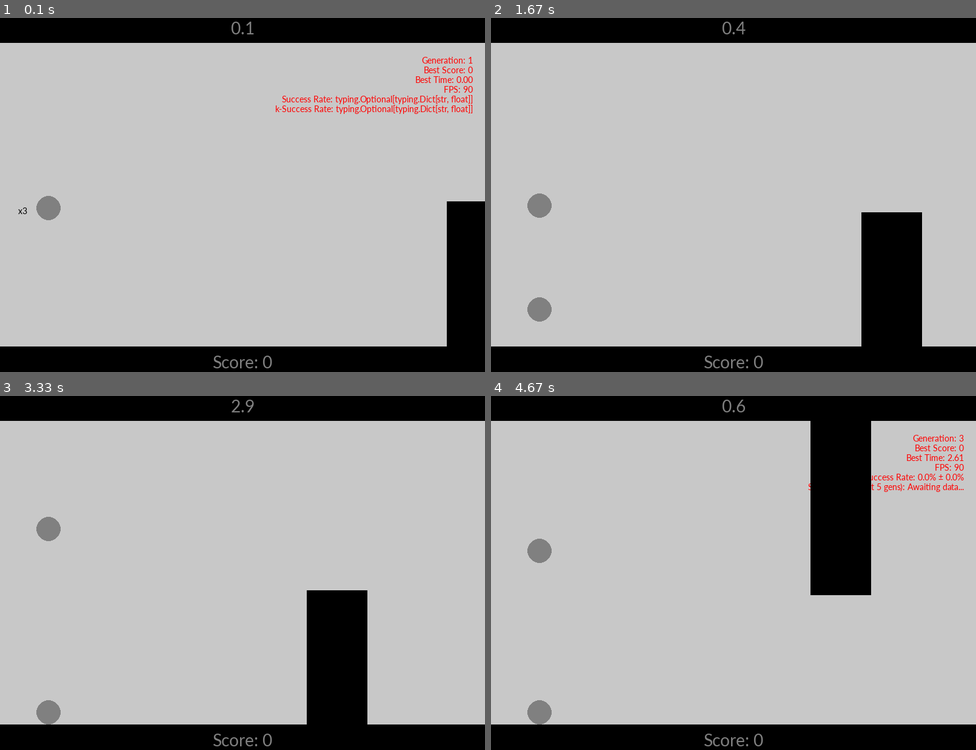
Above: before the commit, frames 1-4 (two rows, left to right).
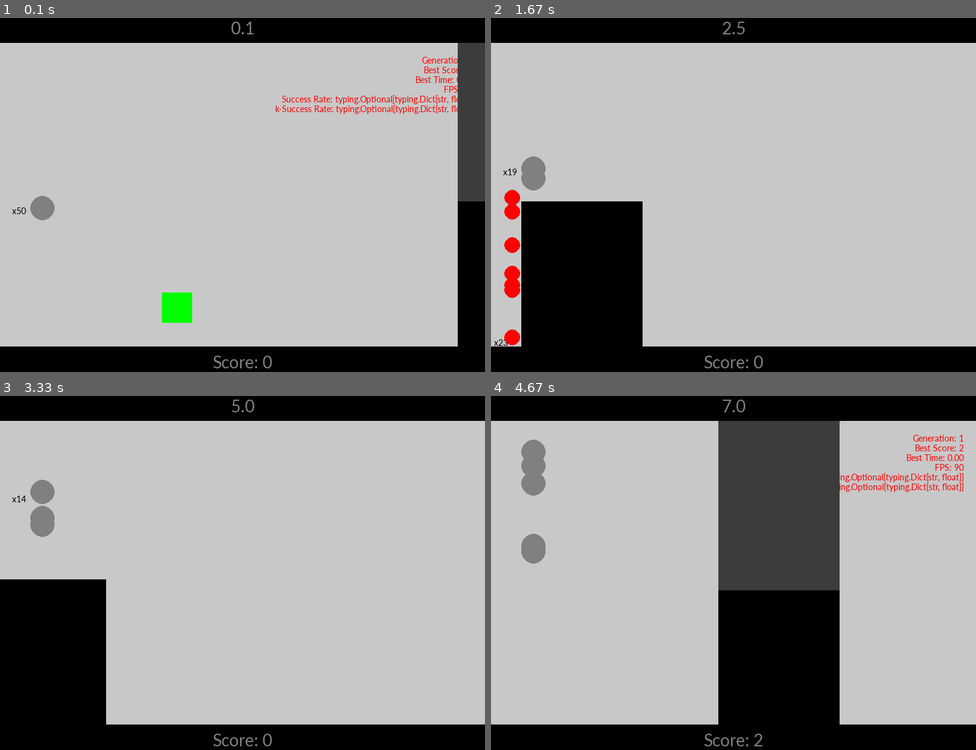
Above: after the commit, the same moments.

Repository: philmuri/GA-project
Game: pygame game, started from src/main.py
Same seed, same stepped clock (60 frames per second), same inputs: the game is played once before the commit and once after it.
Inputs:
- Up to frame 1 (0.1 s): no input
- Up to frame 2 (1.67 s): tap I at 0.33 s
- Up to frame 3 (3.33 s): hold P 1.67-2.13 s; hold P from 3.17 s (still down)
- Up to frame 4 (4.67 s): release P at 3.63 s; hold I 3.67-4.13 s

The runs differ from the first frame. In frame 1, 4.2% of the frame differs, in the area x 2-100%, y 7-93%; in frame 2, 16%; in frame 3, 14%; in frame 4, 26%, in the area x 6-98%, y 1-99%.

Commit message:
feat: introduced a new game mechanic where player can only pass obstacle and score points if the key before the obstacle is collected to open a gate. hopefully this will challenge the AI a bit more

Diff:
--- /dev/null
+++ b/src/common/gate.py
@@ -0,0 +1,41 @@
+import pygame as pg
+from src.common.settings import GATE_CLOSED_COLOR, OBSTACLE_SPEED, OBSTACLE_WIDTH, HEIGHT, WIDTH, BASE_HEIGHT
+from src.common.obstacle import Obstacle
+
+
+class Gate():
+    def __init__(self, obstacle: Obstacle) -> None:
+        self.width = OBSTACLE_WIDTH
+        self.x = WIDTH
+        self.is_open = False
+        if obstacle.category == 'bottom':
+            self.y = BASE_HEIGHT
+            self.height = obstacle.y - BASE_HEIGHT
+        else:
+            self.y = obstacle.y
+            self.height = HEIGHT - BASE_HEIGHT - obstacle.y
+
+    def draw(self, screen) -> None:
+        if not self.is_open:
+            pg.draw.rect(screen, GATE_CLOSED_COLOR,
+                         (self.x, self.y, self.width, self.height))
+        else:
+            pass
+
+    def update(self, obstacle: Obstacle) -> None:
+        if self.is_outside():
+            self.__init__(obstacle)
+        self.x -= OBSTACLE_SPEED
+
+    def is_outside(self) -> bool:
+        if self.x + self.width <= 0:
+            return True
+        else:
+            return False
+
+
+"""
+TBD:
+- Add a "lock" icon to the gate center, which is an "open lock" when unlocked
+- Consider inheritance
+"""
--- /dev/null
+++ b/src/common/key.py
@@ -0,0 +1,36 @@
+import pygame as pg
+import numpy as np
+from src.common.settings import KEY_COLOR, KEY_SIZE, PLAYER_START_POS, HEIGHT, WIDTH, BASE_HEIGHT, OBSTACLE_SPEED
+from src.common.obstacle import Obstacle
+
+
+class Key():
+    def __init__(self) -> None:
+        self.x = np.random.randint(PLAYER_START_POS + 100, WIDTH - 100)
+        self.y = np.random.randint(BASE_HEIGHT + 50, HEIGHT - BASE_HEIGHT - 50)
+        self.size = KEY_SIZE
+        self.is_collected = False
+
+    def draw(self, screen) -> None:
+        if not self.is_collected:
+            pg.draw.rect(screen, KEY_COLOR,
+                         (self.x, self.y, self.size, self.size))
+        else:
+            pass
+
+    def update(self, obstacle: Obstacle) -> None:
+        if obstacle.is_outside():
+            self.__init__()
+        self.x -= OBSTACLE_SPEED
+
+    def is_outside(self) -> bool:
+        if self.x + self.size <= 0:
+            return True
+        else:
+            return False
+
+
+"""
+TBD:
+- Key durability? Requires x fraction of current players to pass
+"""
--- a/src/common/player.py
+++ b/src/common/player.py
@@ -4,6 +4,8 @@
 import pygame as pg
 from src.common.settings import PLAYER_RADIUS, PLAYER_COLOR, PLAYER_DEATH_COLOR, PLAYER_START_HEIGHT, PLAYER_START_POS, JUMP_FORCE, HEIGHT, BASE_HEIGHT, GRAVITY, MUTATION_SIZE, OBSTACLE_SPEED, MUTATION_CHANCE, PLAYER_JUMP_COOLDOWN, GAME_FPS, DECISION_THRESHOLD
 from src.common.obstacle import Obstacle
+from src.common.gate import Gate
+from src.common.key import Key
 
 
 class Player():
@@ -25,8 +27,9 @@
             self.dy_bottom = 0
             self.dy_top = 0
             self.dx = 0
-            self.weights_input = np.random.normal(0, scale=0.1, size=(5, 3))
-            self.weights_hidden = np.random.normal(0, scale=0.1, size=(3, 1))
+            self.dy_ground = 0
+            self.weights_input = np.random.normal(0, scale=0.1, size=(6, 4))
+            self.weights_hidden = np.random.normal(0, scale=0.1, size=(4, 1))
 
     def draw(self, screen) -> None:
         if self.is_alive:
@@ -56,17 +59,28 @@
             self.vy = JUMP_FORCE
             self.jump_time = time.time()
 
-    def is_colliding(self, obstacle: Obstacle):
-        dx = PLAYER_START_POS - \
-            max(obstacle.x, min(PLAYER_START_POS, obstacle.x + obstacle.width))
-        if obstacle.category == 'bottom':
-            dy = self.y - \
-                max(obstacle.y, min(self.y, obstacle.y + obstacle.height))
+    def is_colliding(self, obstacle: Obstacle, gate: Gate):
+        if not gate.is_open:
+            dx = obstacle.x - self.x
+            dy = 0
+
         else:
-            dy = self.y - \
-                max(obstacle.y - obstacle.height, min(self.y, obstacle.y))
-        dist = dx**2 + dy**2
-        return (dist < self.radius**2) or (self.y - self.radius <= BASE_HEIGHT)
+            dx = self.x - \
+                max(obstacle.x, min(self.x, obstacle.x + obstacle.width))
+            if obstacle.category == 'bottom':
+                dy = self.y - \
+                    max(obstacle.y, min(self.y, obstacle.y + obstacle.height))
+            else:
+                dy = self.y - \
+                    max(obstacle.y - obstacle.height, min(self.y, obstacle.y))
+
+        return (dx**2 + dy**2 < self.radius**2) or (self.y - self.radius <= BASE_HEIGHT)
+
+    def is_touching(self, key: Key):
+        dx = self.x - \
+            max(key.x, min(self.x, key.x + key.size))
+        dy = self.y - max(key.y, min(self.y, key.y + key.size))
+        return (dx**2 + dy**2 <= self.radius**2)
 
     def animation(self, screen):
         if (self.x + self.radius >= 0) or self.radius >= 0:
@@ -83,6 +97,7 @@
         Updates player distances to ceiling and obstacles (AI player vision)
         """
         self.dx = obstacle.x - self.x
+        self.dy_ground = HEIGHT - BASE_HEIGHT - self.y
         # NOTE: Think more about the stuff below. Draw sketch
         if obstacle.category == 'bottom':
             self.dy_top = self.y - BASE_HEIGHT
@@ -96,7 +111,8 @@
                  self.vy,
                  self.dx,
                  self.dy_bottom,
-                 self.dy_top]
+                 self.dy_top,
+                 self.dy_ground]
         hidden_layer_in = np.dot(genes, self.weights_input)
         hidden_layer_out = self.sigmoid(hidden_layer_in)
         output_layer_in = np.dot(hidden_layer_out, self.weights_hidden)
@@ -114,7 +130,7 @@
         self.is_animating = True
         self.time_alive = round(time.time() - self.init_time, 3)
 
-    def fitness(self):
+    def fitness(self):  # NOTE: unused
         return self.time_alive
 
     def mutate(self):
--- a/src/common/settings.py
+++ b/src/common/settings.py
@@ -2,23 +2,26 @@
 WIDTH = 800
 HEIGHT = 600
 BASE_HEIGHT = 50
-OBSTACLE_WIDTH = 100
+OBSTACLE_WIDTH = 200
 OBSTACLE_HEIGHT_MIN = 200
 OBSTACLE_HEIGHT_MAX = 300
 BG_COLOR = (200, 200, 200)
 BASE_COLOR = (0, 0, 0)
 OBSTACLE_COLOR = (0, 0, 0)
+GATE_CLOSED_COLOR = (60, 60, 60)
+KEY_COLOR = (0, 255, 0)
+KEY_SIZE = 50
 
-OBSTACLE_SPEED = 7
+OBSTACLE_SPEED = 5
 GRAVITY = 0.5
 JUMP_FORCE = -10
 GAME_FPS = 90
 
-PLAYER_START_POS = 80
+PLAYER_START_POS = 70
 PLAYER_START_HEIGHT = HEIGHT // 2
 PLAYER_RADIUS = 20
 # tied to GAME_FPS; actual cd is = PLAYER_JUMP_COOLDOWN when GAME_FPS = 60
-PLAYER_JUMP_COOLDOWN = 0.3
+PLAYER_JUMP_COOLDOWN = 0.5
 PLAYER_COLOR = (128, 128, 128)
 PLAYER_DEATH_COLOR = (255, 0, 0)
 
@@ -30,14 +33,14 @@
 # Constants: AI
 is_AI = True
 MAX_GENERATIONS = 100
-POPULATION_SIZE = 3
+POPULATION_SIZE = 50
 MUTATION_CHANCE = 0.5  # mutation probability per weight
-MUTATION_SIZE = 1  # value of 1 gives up to +-0.25 to weights
+MUTATION_SIZE = 0.5  # value of 1 gives up to +-0.25 to weights
 KEEP_PARENTS = 2
 # The sum of the following must be below 1
 # The remainder 1 - CROSSOVER_RATE - CROSS_GENERATION_RATE is for cloning and culling
 CROSSOVER_RATE = 0.3
-CROSS_GENERATION_RATE = 0.1
+CROSS_GENERATION_RATE = 0.3
 # culling: number of generations before partly randomizing genes if no performance improvement since
 RESET_THRESHOLD = 10
 # threshold in range [0,1] to pass prediction for player to jump. determined empirically to achieve a
--- a/src/main.py
+++ b/src/main.py
@@ -3,6 +3,8 @@
 import src.common.settings as c
 from src.common.player import Player
 from src.common.obstacle import Obstacle
+from src.common.gate import Gate
+from src.common.key import Key
 from typing import Dict, List
 import sys
 import copy
@@ -72,8 +74,10 @@
             player_scores['player_id'][i] = id(population[i])
 
 
-def reset(obstacle: Obstacle, players: List[Player] | Player) -> None:
+def reset(obstacle: Obstacle, gate: Gate, key: Key, players: List[Player] | Player) -> None:
     obstacle.__init__()
+    gate.__init__(obstacle=obstacle)
+    key.__init__()
     if c.is_AI and isinstance(players, List):
         for _ in players:
             _.__init__(is_AI=c.is_AI)
@@ -214,6 +218,8 @@
 init()
 user_player = Player()
 obstacle = Obstacle()
+gate = Gate(obstacle=obstacle)
+key = Key()
 
 while True:
     if game_running:
@@ -250,10 +256,12 @@
             if gen_score > overall_highscore:
                 info_text['Best Score'] = gen_score
 
-            # - Update and Draw Players + Obstacle -
+            # - Update and Draw Objects -
             obstacle.update()
             if obstacle.is_outside():
                 obstacle_flags = [False] * c.POPULATION_SIZE
+            gate.update(obstacle=obstacle)
+            key.update(obstacle=obstacle)
 
             if c.is_AI:
                 display_overlaps(screen, population=population, min_overlaps=2)
@@ -269,11 +277,18 @@
                 user_player.update(obstacle, fps=game_fps)
                 user_player.draw(screen)
             obstacle.draw(screen)
+            gate.draw(screen)
+            key.draw(screen)
 
             # - Handle Collisions -
             if c.is_AI:
                 for i, _ in enumerate(population):
-                    if _.is_alive and _.is_colliding(obstacle):
+                    # - Key Touch Event -
+                    if _.is_alive and not key.is_collected and _.is_touching(key):
+                        key.is_collected = True
+                        gate.is_open = True
+                    # - Obstacle / Locked Gate Touch Event -
+                    if _.is_alive and _.is_colliding(obstacle=obstacle, gate=gate):
                         _.kill()
                         dead_players.append(_)
                         overall_deaths += 1
@@ -290,7 +305,7 @@
                     else:
                         game_running = False
             else:
-                if user_player.is_colliding(obstacle):
+                if user_player.is_colliding(obstacle=obstacle, gate=gate):
                     user_player.kill()
                     if user_player.is_animating:
                         pass
@@ -327,7 +342,7 @@
 
         # NOTE: With current implementation of reset(), it must be called
         # BEFORE assigning new weights to population
-        reset(obstacle=obstacle, players=population)
+        reset(obstacle=obstacle, gate=gate, key=key, players=population)
 
         # -- Crossover and Mutating --
         for i, _ in enumerate(population):
